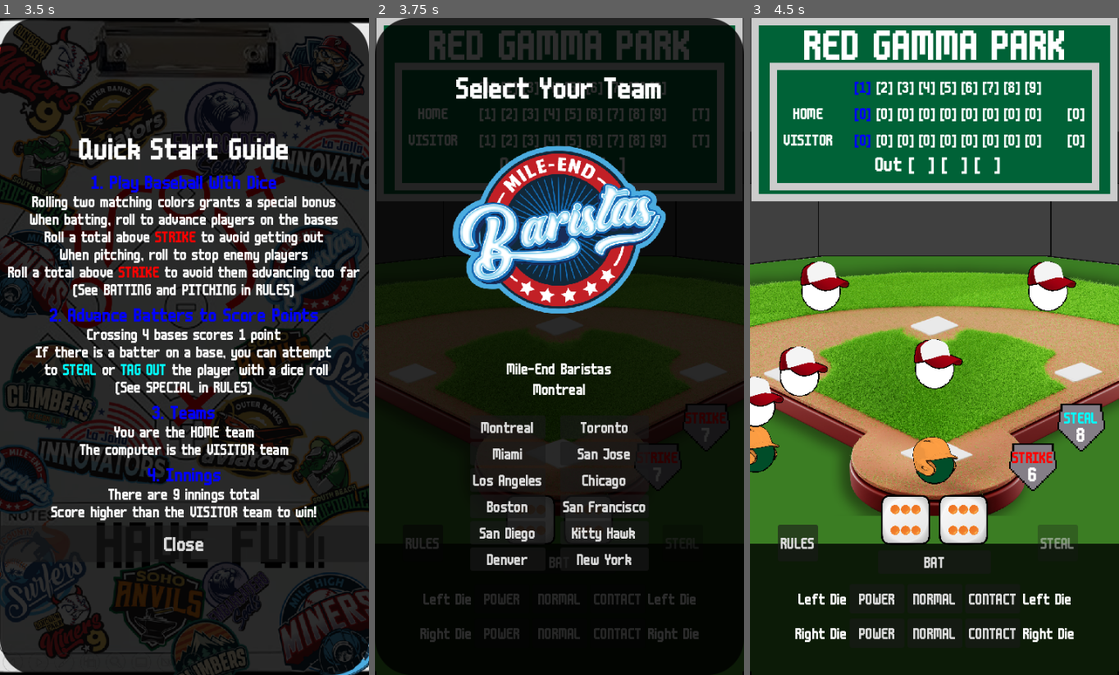
Above: before the commit, frames 1-3 (left to right).
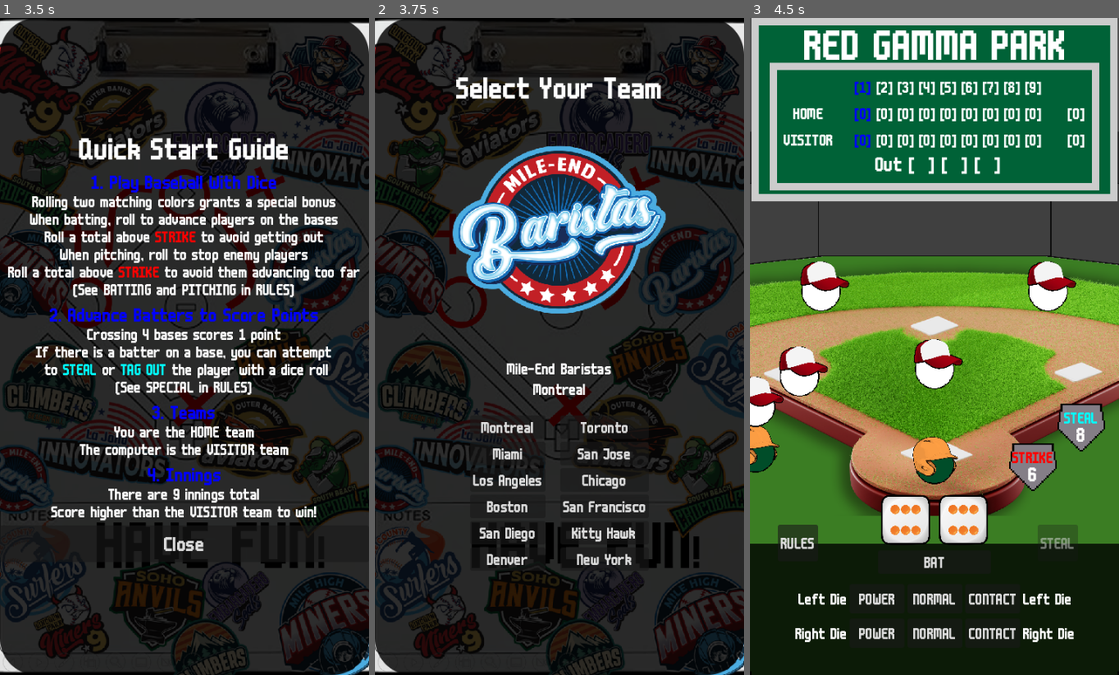
Above: after the commit, the same moments.

Repository: articrus/ROLL_BASEBALL
Game: Godot game, scene res://scenes/game_scene.tscn
Two runs of this game, one before a commit and one after it. Both use one fixed random seed, a clock stepped at 60 frames per second and the inputs below. This scene is started directly instead of the project's main scene.
Inputs:
- Up to frame 1 (3.5 s): click "Montreal" at 0.5 s; click "Miami" at 1.25 s; click "Los Angeles" at 2 s; click "Boston" at 2.75 s
- Up to frame 2 (3.75 s): click "San Diego" at 3.5 s
- Up to frame 3 (4.5 s): click "Denver" at 4.25 s

Frame 1 is identical in both runs. In frame 2, 45% of the frame differs, in the area x 0-100%, y 0-100%; in frame 3, nothing differs.

Commit message:
Graphics Tweaks
-Updated player info
-Updated Team Select

TODO:
-Update Game Over/Victory
-Implement ADS
-Pitch and bat animations
-UI and Graphics Tweaks
-Sound Effects

Diff:
--- a/scenes/ui_scenes/player_info.tscn
+++ b/scenes/ui_scenes/player_info.tscn
@@ -1,17 +1,30 @@
 [gd_scene format=3 uid="uid://crfhpru8fiebr"]
 
+[ext_resource type="StyleBox" uid="uid://chhrxw06g5evp" path="res://ui/themes/black_panel.tres" id="1_ffimo"]
+[ext_resource type="Texture2D" uid="uid://ccxlbvq7p01i3" path="res://art/ui/sign_up_background.png" id="1_ocjau"]
 [ext_resource type="Script" uid="uid://cypu3aigakkab" path="res://scripts/ui/windows/player_info.gd" id="1_tbu2c"]
 [ext_resource type="Theme" uid="uid://cjwjb6wa1fg38" path="res://ui/themes/baseball_text.tres" id="2_mi3ka"]
 
-[node name="PlayerInfo" type="Panel" unique_id=19411068]
+[node name="PlayerInfo" type="TextureRect" unique_id=428473163]
 anchors_preset = 15
 anchor_right = 1.0
 anchor_bottom = 1.0
 grow_horizontal = 2
 grow_vertical = 2
+texture = ExtResource("1_ocjau")
+expand_mode = 1
 script = ExtResource("1_tbu2c")
 
-[node name="HBoxContainer" type="VBoxContainer" parent="." unique_id=2001006064]
+[node name="Panel" type="Panel" parent="." unique_id=1546778844]
+layout_mode = 1
+anchors_preset = 15
+anchor_right = 1.0
+anchor_bottom = 1.0
+grow_horizontal = 2
+grow_vertical = 2
+theme_override_styles/panel = ExtResource("1_ffimo")
+
+[node name="HBoxContainer" type="VBoxContainer" parent="Panel" unique_id=2001006064]
 layout_mode = 1
 anchors_preset = 8
 anchor_left = 0.5
@@ -26,27 +39,27 @@
 grow_vertical = 2
 theme_override_constants/separation = 24
 
-[node name="WinsText" type="Label" parent="HBoxContainer" unique_id=1894949148]
+[node name="WinsText" type="Label" parent="Panel/HBoxContainer" unique_id=1894949148]
 layout_mode = 2
 theme = ExtResource("2_mi3ka")
 text = "Games Won: "
 
-[node name="ToalPoints" type="Label" parent="HBoxContainer" unique_id=240845473]
+[node name="ToalPoints" type="Label" parent="Panel/HBoxContainer" unique_id=240845473]
 layout_mode = 2
 theme = ExtResource("2_mi3ka")
 text = "Total Points:"
 
-[node name="AveragePoints" type="Label" parent="HBoxContainer" unique_id=455677487]
+[node name="AveragePoints" type="Label" parent="Panel/HBoxContainer" unique_id=455677487]
 layout_mode = 2
 theme = ExtResource("2_mi3ka")
 text = "Average Points per Inning:"
 
-[node name="Reset" type="Button" parent="HBoxContainer" unique_id=2042290972]
+[node name="Reset" type="Button" parent="Panel/HBoxContainer" unique_id=2042290972]
 layout_mode = 2
 theme = ExtResource("2_mi3ka")
 text = "Reset Stats"
 
-[node name="Close" type="Button" parent="HBoxContainer" unique_id=1746657956]
+[node name="Close" type="Button" parent="Panel/HBoxContainer" unique_id=1746657956]
 layout_mode = 2
 theme = ExtResource("2_mi3ka")
 text = "Close"
@@ -58,10 +71,6 @@
 anchor_top = 0.1
 anchor_right = 0.9
 anchor_bottom = 0.9
-offset_left = 60.640007
-offset_top = 123.35999
-offset_right = 100.640015
-offset_bottom = 163.36005
 grow_horizontal = 2
 grow_vertical = 2
 
@@ -74,6 +83,7 @@
 anchor_bottom = 0.8
 grow_horizontal = 2
 grow_vertical = 2
+theme_override_styles/panel = ExtResource("1_ffimo")
 
 [node name="HBoxContainer" type="HBoxContainer" parent="Confirm/Panel" unique_id=1435029315]
 custom_minimum_size = Vector2(100, 50)
@@ -119,7 +129,7 @@
 theme = ExtResource("2_mi3ka")
 text = "Are you sure?"
 
-[connection signal="pressed" from="HBoxContainer/Reset" to="." method="_on_reset_pressed"]
-[connection signal="pressed" from="HBoxContainer/Close" to="." method="_on_close_pressed"]
+[connection signal="pressed" from="Panel/HBoxContainer/Reset" to="." method="_on_reset_pressed"]
+[connection signal="pressed" from="Panel/HBoxContainer/Close" to="." method="_on_close_pressed"]
 [connection signal="pressed" from="Confirm/Panel/HBoxContainer/Yes" to="." method="_on_yes_pressed"]
 [connection signal="pressed" from="Confirm/Panel/HBoxContainer/No" to="." method="_on_no_pressed"]
--- a/scenes/ui_scenes/team_select.tscn
+++ b/scenes/ui_scenes/team_select.tscn
@@ -2,19 +2,30 @@
 
 [ext_resource type="StyleBox" uid="uid://chhrxw06g5evp" path="res://ui/themes/black_panel.tres" id="1_85u45"]
 [ext_resource type="Script" uid="uid://cxfbdbwh28mjh" path="res://scripts/ui/windows/team_select.gd" id="1_cf774"]
+[ext_resource type="Texture2D" uid="uid://dtdorm0562gsx" path="res://art/ui/board_background.png" id="1_mtxmj"]
 [ext_resource type="Theme" uid="uid://cjwjb6wa1fg38" path="res://ui/themes/baseball_text.tres" id="2_icgwg"]
 [ext_resource type="PackedScene" uid="uid://dx1ic4fwo8od7" path="res://ui/hud_components/team_button.tscn" id="2_oqbh2"]
 
-[node name="TeamSelect" type="Panel" unique_id=296525844]
+[node name="TeamSelect" type="TextureRect" unique_id=187301206]
+anchors_preset = 15
+anchor_right = 1.0
+anchor_bottom = 1.0
+grow_horizontal = 2
+grow_vertical = 2
+texture = ExtResource("1_mtxmj")
+expand_mode = 1
+script = ExtResource("1_cf774")
+
+[node name="Panel" type="Panel" parent="." unique_id=1191632029]
+layout_mode = 1
 anchors_preset = 15
 anchor_right = 1.0
 anchor_bottom = 1.0
 grow_horizontal = 2
 grow_vertical = 2
 theme_override_styles/panel = ExtResource("1_85u45")
-script = ExtResource("1_cf774")
 
-[node name="VBoxContainer" type="VBoxContainer" parent="." unique_id=1595854966]
+[node name="VBoxContainer" type="VBoxContainer" parent="Panel" unique_id=1595854966]
 layout_mode = 1
 anchors_preset = -1
 anchor_right = 1.0
@@ -24,102 +35,102 @@
 grow_vertical = 2
 theme_override_constants/separation = 24
 
-[node name="TeamSelect" type="Label" parent="VBoxContainer" unique_id=1057718066]
+[node name="TeamSelect" type="Label" parent="Panel/VBoxContainer" unique_id=1057718066]
 layout_mode = 2
 theme = ExtResource("2_icgwg")
 theme_override_font_sizes/font_size = 48
 text = "Select Your Team"
 horizontal_alignment = 1
 
-[node name="TeamLogo" type="TextureRect" parent="VBoxContainer" unique_id=1225458643]
+[node name="TeamLogo" type="TextureRect" parent="Panel/VBoxContainer" unique_id=1225458643]
 custom_minimum_size = Vector2(300, 300)
 layout_mode = 2
 size_flags_horizontal = 4
 size_flags_vertical = 4
 expand_mode = 2
 
-[node name="TeamInfo" type="VBoxContainer" parent="VBoxContainer" unique_id=769238852]
+[node name="TeamInfo" type="VBoxContainer" parent="Panel/VBoxContainer" unique_id=769238852]
 layout_mode = 2
 
-[node name="TeamName" type="Label" parent="VBoxContainer/TeamInfo" unique_id=1123221155]
+[node name="TeamName" type="Label" parent="Panel/VBoxContainer/TeamInfo" unique_id=1123221155]
 layout_mode = 2
 theme = ExtResource("2_icgwg")
 text = "TEAM NAME"
 horizontal_alignment = 1
 
-[node name="City" type="Label" parent="VBoxContainer/TeamInfo" unique_id=1189157773]
+[node name="City" type="Label" parent="Panel/VBoxContainer/TeamInfo" unique_id=1189157773]
 layout_mode = 2
 theme = ExtResource("2_icgwg")
 text = "TEAM TOWN"
 horizontal_alignment = 1
 
-[node name="TeamsBoxes" type="HBoxContainer" parent="VBoxContainer" unique_id=2060183560]
+[node name="TeamsBoxes" type="HBoxContainer" parent="Panel/VBoxContainer" unique_id=2060183560]
 layout_mode = 2
 theme_override_constants/separation = 20
 alignment = 1
 
-[node name="TeamsA" type="VBoxContainer" parent="VBoxContainer/TeamsBoxes" unique_id=1745660597]
+[node name="TeamsA" type="VBoxContainer" parent="Panel/VBoxContainer/TeamsBoxes" unique_id=1745660597]
 layout_mode = 2
 alignment = 1
 
-[node name="MTL" parent="VBoxContainer/TeamsBoxes/TeamsA" unique_id=1161289066 instance=ExtResource("2_oqbh2")]
+[node name="MTL" parent="Panel/VBoxContainer/TeamsBoxes/TeamsA" unique_id=1161289066 instance=ExtResource("2_oqbh2")]
 layout_mode = 2
 
-[node name="MIA" parent="VBoxContainer/TeamsBoxes/TeamsA" unique_id=994705236 instance=ExtResource("2_oqbh2")]
+[node name="MIA" parent="Panel/VBoxContainer/TeamsBoxes/TeamsA" unique_id=994705236 instance=ExtResource("2_oqbh2")]
 layout_mode = 2
 text = "Miami"
 city = 2
 
-[node name="LA" parent="VBoxContainer/TeamsBoxes/TeamsA" unique_id=1814186811 instance=ExtResource("2_oqbh2")]
+[node name="LA" parent="Panel/VBoxContainer/TeamsBoxes/TeamsA" unique_id=1814186811 instance=ExtResource("2_oqbh2")]
 layout_mode = 2
 text = "Los Angeles"
 city = 4
 
-[node name="BOS" parent="VBoxContainer/TeamsBoxes/TeamsA" unique_id=1761261018 instance=ExtResource("2_oqbh2")]
+[node name="BOS" parent="Panel/VBoxContainer/TeamsBoxes/TeamsA" unique_id=1761261018 instance=ExtResource("2_oqbh2")]
 layout_mode = 2
 text = "Boston"
 city = 6
 
-[node name="SADI" parent="VBoxContainer/TeamsBoxes/TeamsA" unique_id=726597835 instance=ExtResource("2_oqbh2")]
+[node name="SADI" parent="Panel/VBoxContainer/TeamsBoxes/TeamsA" unique_id=726597835 instance=ExtResource("2_oqbh2")]
 layout_mode = 2
 text = "San Diego"
 city = 8
 
-[node name="DEN" parent="VBoxContainer/TeamsBoxes/TeamsA" unique_id=1189437808 instance=ExtResource("2_oqbh2")]
+[node name="DEN" parent="Panel/VBoxContainer/TeamsBoxes/TeamsA" unique_id=1189437808 instance=ExtResource("2_oqbh2")]
 layout_mode = 2
 text = "Denver"
 city = 10
 
-[node name="TeamsB" type="VBoxContainer" parent="VBoxContainer/TeamsBoxes" unique_id=1118795425]
+[node name="TeamsB" type="VBoxContainer" parent="Panel/VBoxContainer/TeamsBoxes" unique_id=1118795425]
 layout_mode = 2
 alignment = 1
 
-[node name="TOR" parent="VBoxContainer/TeamsBoxes/TeamsB" unique_id=1928302664 instance=ExtResource("2_oqbh2")]
+[node name="TOR" parent="Panel/VBoxContainer/TeamsBoxes/TeamsB" unique_id=1928302664 instance=ExtResource("2_oqbh2")]
 layout_mode = 2
 text = "Toronto"
 city = 1
 
-[node name="SAJO" parent="VBoxContainer/TeamsBoxes/TeamsB" unique_id=1377486228 instance=ExtResource("2_oqbh2")]
+[node name="SAJO" parent="Panel/VBoxContainer/TeamsBoxes/TeamsB" unique_id=1377486228 instance=ExtResource("2_oqbh2")]
 layout_mode = 2
 text = "San Jose"
 city = 3
 
-[node name="CHI" parent="VBoxContainer/TeamsBoxes/TeamsB" unique_id=1060418761 instance=ExtResource("2_oqbh2")]
+[node name="CHI" parent="Panel/VBoxContainer/TeamsBoxes/TeamsB" unique_id=1060418761 instance=ExtResource("2_oqbh2")]
 layout_mode = 2
 text = "Chicago"
 city = 5
 
-[node name="SAFR" parent="VBoxContainer/TeamsBoxes/TeamsB" unique_id=596711152 instance=ExtResource("2_oqbh2")]
+[node name="SAFR" parent="Panel/VBoxContainer/TeamsBoxes/TeamsB" unique_id=596711152 instance=ExtResource("2_oqbh2")]
 layout_mode = 2
 text = "San Francisco"
 city = 7
 
-[node name="KH" parent="VBoxContainer/TeamsBoxes/TeamsB" unique_id=290797786 instance=ExtResource("2_oqbh2")]
+[node name="KH" parent="Panel/VBoxContainer/TeamsBoxes/TeamsB" unique_id=290797786 instance=ExtResource("2_oqbh2")]
 layout_mode = 2
 text = "Kitty Hawk"
 city = 9
 
-[node name="NY" parent="VBoxContainer/TeamsBoxes/TeamsB" unique_id=1625872767 instance=ExtResource("2_oqbh2")]
+[node name="NY" parent="Panel/VBoxContainer/TeamsBoxes/TeamsB" unique_id=1625872767 instance=ExtResource("2_oqbh2")]
 layout_mode = 2
 text = "New York"
 city = 11
--- a/scripts/ui/windows/player_info.gd
+++ b/scripts/ui/windows/player_info.gd
@@ -1,8 +1,8 @@
-extends Control
+extends TextureRect
 @onready var infoText = {
-	"Wins": $HBoxContainer/WinsText,
-	"Total": $HBoxContainer/ToalPoints,
-	"Average": $HBoxContainer/AveragePoints
+	"Wins": $Panel/HBoxContainer/WinsText,
+	"Total": $Panel/HBoxContainer/ToalPoints,
+	"Average": $Panel/HBoxContainer/AveragePoints
 }
 @onready var confirmBox = $Confirm
 
--- a/scripts/ui/windows/team_select.gd
+++ b/scripts/ui/windows/team_select.gd
@@ -1,21 +1,21 @@
-extends Control
+extends TextureRect
 @onready var teamButtons = {
-	Enums.CITY.MTL: $VBoxContainer/TeamsBoxes/TeamsA/MTL,
-	Enums.CITY.TOR: $VBoxContainer/TeamsBoxes/TeamsB/TOR,
-	Enums.CITY.MIA: $VBoxContainer/TeamsBoxes/TeamsA/MIA,
-	Enums.CITY.SAJOS: $VBoxContainer/TeamsBoxes/TeamsB/SAJO,
-	Enums.CITY.LA: $VBoxContainer/TeamsBoxes/TeamsA/LA,
-	Enums.CITY.CHI: $VBoxContainer/TeamsBoxes/TeamsB/CHI,
-	Enums.CITY.BOS: $VBoxContainer/TeamsBoxes/TeamsA/BOS,
-	Enums.CITY.SAFRA: $VBoxContainer/TeamsBoxes/TeamsB/SAFR,
-	Enums.CITY.SADIE: $VBoxContainer/TeamsBoxes/TeamsA/SADI,
-	Enums.CITY.KH: $VBoxContainer/TeamsBoxes/TeamsB/KH,
-	Enums.CITY.DEN: $VBoxContainer/TeamsBoxes/TeamsA/DEN,
-	Enums.CITY.NY: $VBoxContainer/TeamsBoxes/TeamsB/NY
+	Enums.CITY.MTL: $Panel/VBoxContainer/TeamsBoxes/TeamsA/MTL,
+	Enums.CITY.TOR: $Panel/VBoxContainer/TeamsBoxes/TeamsB/TOR,
+	Enums.CITY.MIA: $Panel/VBoxContainer/TeamsBoxes/TeamsA/MIA,
+	Enums.CITY.SAJOS: $Panel/VBoxContainer/TeamsBoxes/TeamsB/SAJO,
+	Enums.CITY.LA: $Panel/VBoxContainer/TeamsBoxes/TeamsA/LA,
+	Enums.CITY.CHI: $Panel/VBoxContainer/TeamsBoxes/TeamsB/CHI,
+	Enums.CITY.BOS: $Panel/VBoxContainer/TeamsBoxes/TeamsA/BOS,
+	Enums.CITY.SAFRA: $Panel/VBoxContainer/TeamsBoxes/TeamsB/SAFR,
+	Enums.CITY.SADIE: $Panel/VBoxContainer/TeamsBoxes/TeamsA/SADI,
+	Enums.CITY.KH: $Panel/VBoxContainer/TeamsBoxes/TeamsB/KH,
+	Enums.CITY.DEN: $Panel/VBoxContainer/TeamsBoxes/TeamsA/DEN,
+	Enums.CITY.NY: $Panel/VBoxContainer/TeamsBoxes/TeamsB/NY
 }
-@onready var teamLogo = $VBoxContainer/TeamLogo
-@onready var teamNameTag = $VBoxContainer/TeamInfo/TeamName
-@onready var teamCityTag = $VBoxContainer/TeamInfo/City
+@onready var teamLogo = $Panel/VBoxContainer/TeamLogo
+@onready var teamNameTag = $Panel/VBoxContainer/TeamInfo/TeamName
+@onready var teamCityTag = $Panel/VBoxContainer/TeamInfo/City
 # Team Logos
 @onready var teamLogos = {
 	Enums.CITY.MTL: load("res://art/logos/baristas-512x512.png"),
